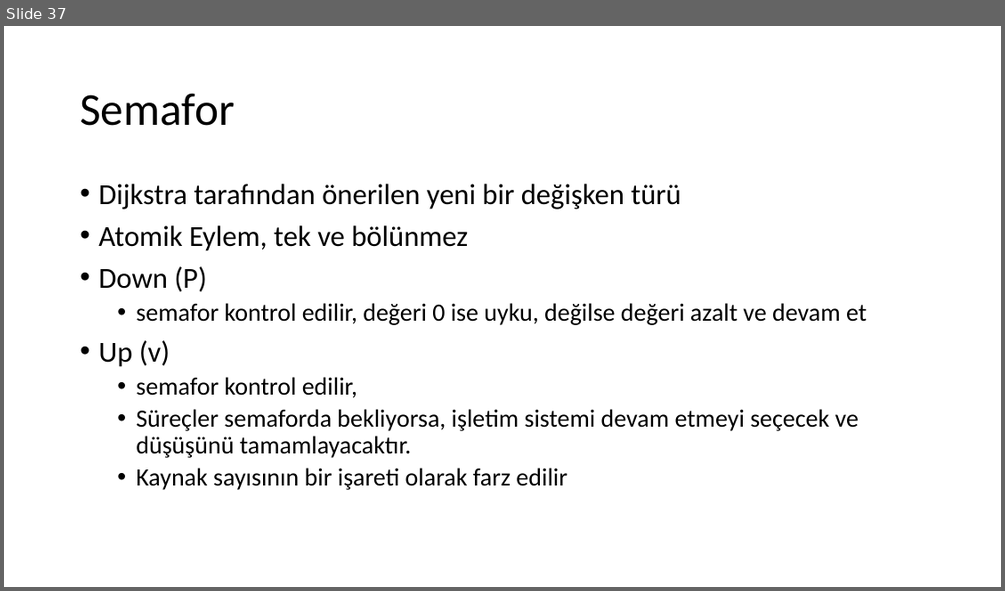
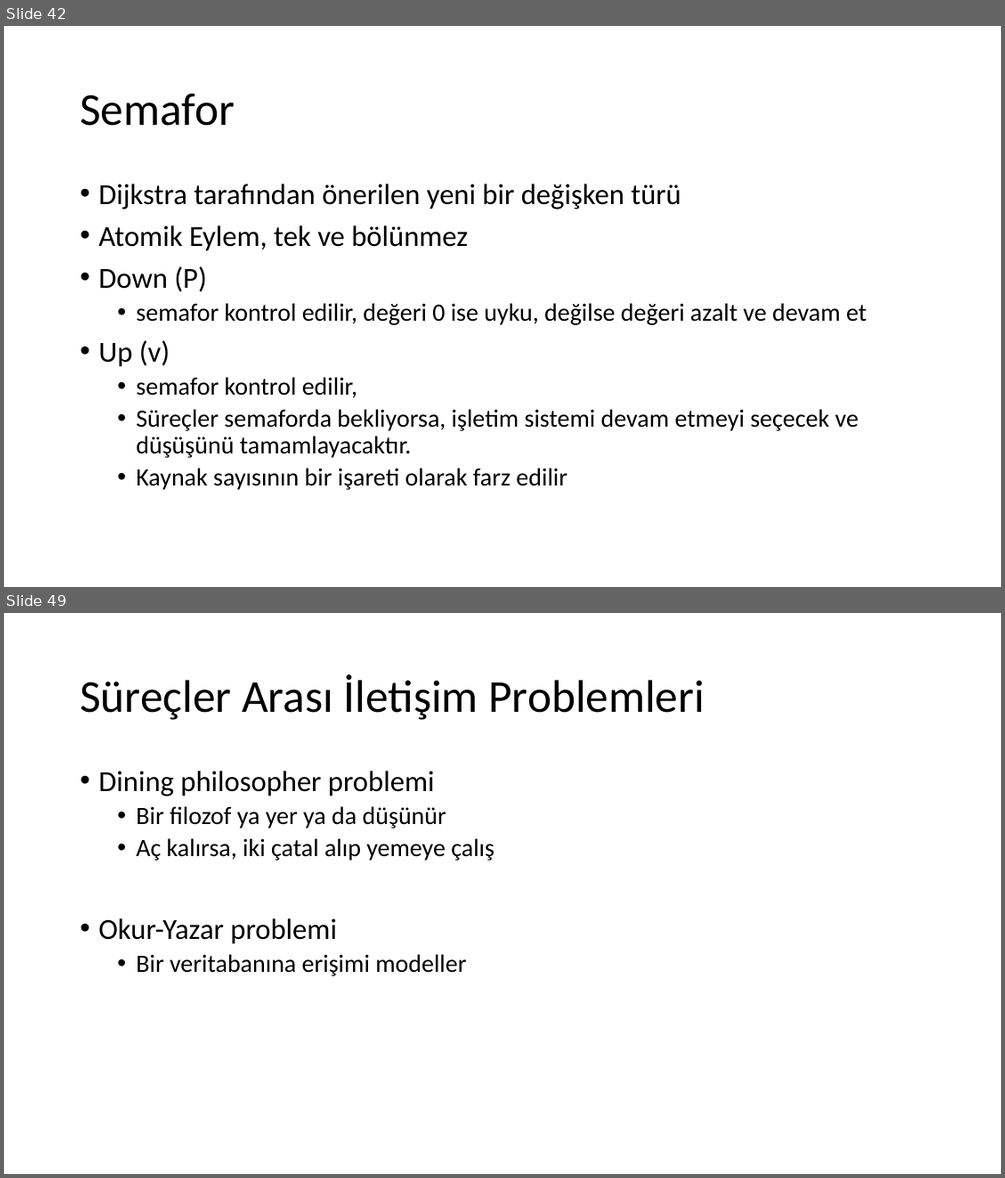
Before and after one commit to sercankulcu/sercankulcu.github.io, a slide deck: assets/teaching/os/2_Bolum_2_Surecler.pptx. Shown one above the other, each under a label of ours: slide 37 before the commit, slides 42 and 49 after it; the slides between them are not shown. The pictures are 1005x591 and 1005x1178 pixels, drawn with LibreOffice and Linux fonts; fonts in the diff are those of the drawing. Boxes give left, top, right and bottom in pixels: in the first picture for what was removed or moved away, otherwise in the second. Text is boxed around its words. In the diff, an @@ line names an element or a change of style, - is before the commit and + after.

```diff
--- a/assets/teaching/os/2_Bolum_2_Surecler.pptx
+++ b/assets/teaching/os/2_Bolum_2_Surecler.pptx
@@ slide 49 added at [4,613,1001,1174], background #FFFFFF @@
@@ title added at [80,674,704,720], 44 pt, text #000000 @@
+Süreçler Arası İletişim Problemleri
@@ text added at [98,771,494,976], 24 pt, text #000000 @@
+• Dining philosopher problemi
+  • Bir filozof ya yer ya da düşünür
+  • Aç kalırsa, iki çatal alıp yemeye çalış
+• Okur-Yazar problemi
+  • Bir veritabanına erişimi modeller
@@ what was slide 37 is now slide 42 @@
```
Also in this commit, not shown: 1 slide changed, 59 other slides added, 1 slide removed, 2 other files.
